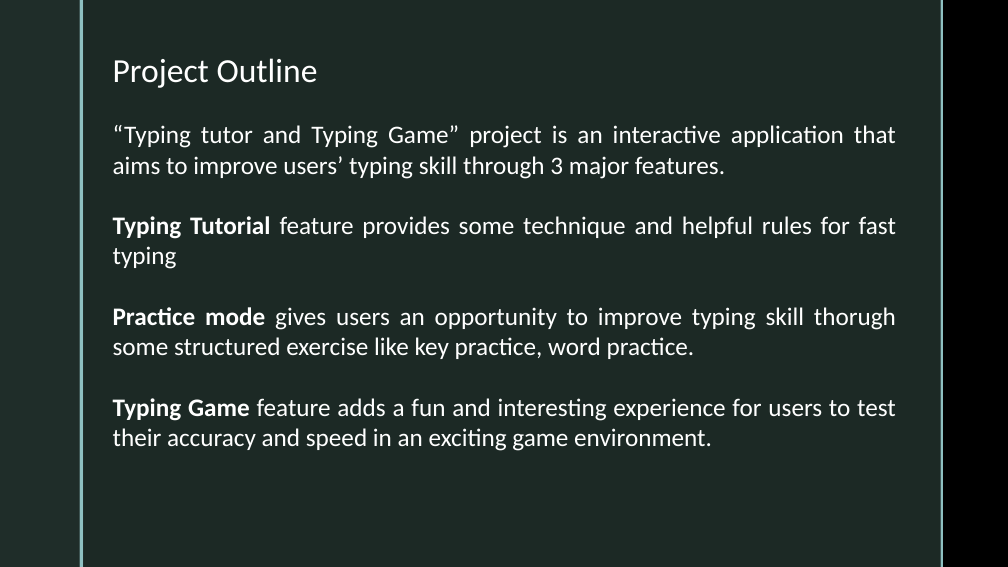
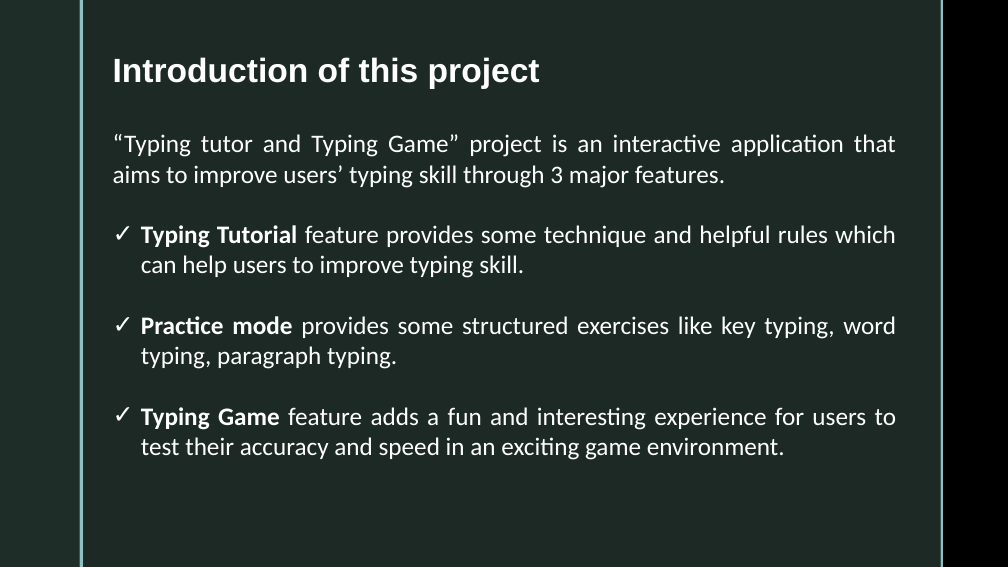
Before and after one commit to CodeWithIsmail/SPL-1, a slide deck: slide 3 of Mid Presentation.pptx (slide 2 before the commit). Drawn at 1008x567 pixels with LibreOffice and Linux fonts; fonts in the diff are those of the drawing; background and template pictures are left out. Boxes give left, top, right and bottom in pixels: in the first picture for what was removed or moved away, otherwise in the second. Text is boxed around its words. In the diff, an @@ line names an element or a change of style, - is before the commit and + after.

```diff
--- a/Mid Presentation.pptx
+++ b/Mid Presentation.pptx
@@ text at (113,57,540,89): text changed; font Calibri to Arial; bold on @@
-Project Outline
+Introduction of this project
@@ text "“Typing tutor and Typing Game” ...": place and size @@
-text "“Typing tutor and Typing Game” ..." at (113,125,896,451)
+text "“Typing tutor and Typing Game” ..." at (113,134,896,460)
@@ text at (141,225,896,369): text changed @@
-Typing Tutorial feature provides some technique and helpful rules for fast typing
-Practice mode gives users an opportunity to improve typing skill thorugh some structured exercise like key practice, word practice.
+✓ Typing Tutorial feature provides some technique and helpful rules which can help users to improve typing skill.
+✓ Practice mode provides some structured exercises like key typing, word typing, paragraph typing.
@@ text at (141,407,896,460): bullet none to ✓ @@
```
Also in this commit, not shown: 6 other slides changed, 10 slides added, 1 slide removed, 1 other file.
